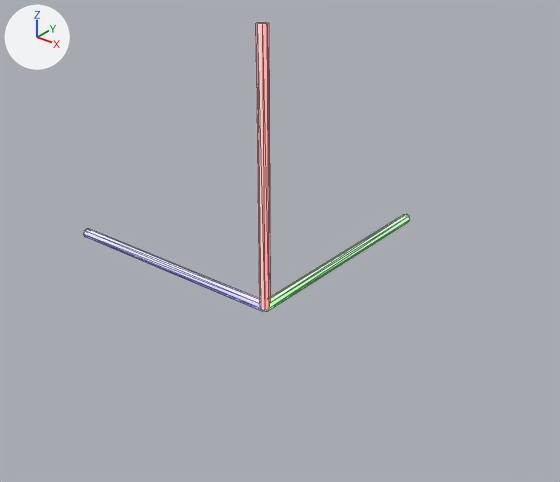
Before and after pictures for a commit that changed the glTF model res/axes.glb.
Camera for both pictures: a camera (50 mm lens) standing at (1.56, -1.86, 1.44) and looking at (0.1, -0.04, 0.31). Lighting does not change. The marker at upper left points along +X, +Y and +Z. Mesh edges are drawn as thin lines. Vertices at the same position are counted once.
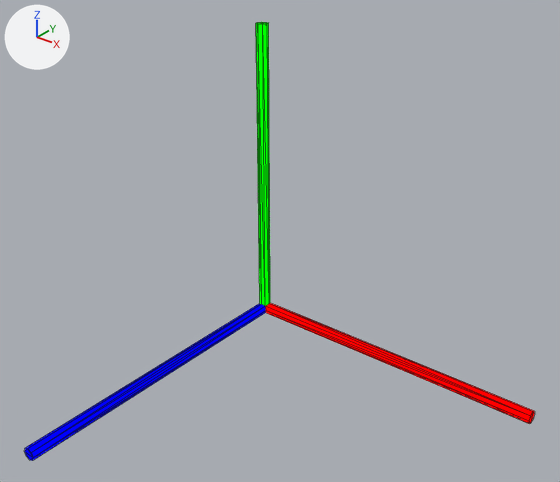
Location of each change, (x1, y1, x2, y2) in pixels of the pictures (560 x 482 px):
'Sphere', recoloured, reshaped (pink to green, 56% wider, 51% taller)
    before: (84, 22, 410, 312)
    after: (25, 22, 535, 461)

Edits to the bpy script that builds the scene:
```text
Change mat_r:
    remove # nodes: BsdfPrincipled, OutputMaterial
    remove # colours: white #ffffff, red #ff0000
    nodes: BsdfTransparent, Emission, LightPath, MixShader, OutputMaterial
    colours: red #ff0000
Change mat_g:
    remove # nodes: BsdfPrincipled, OutputMaterial
    remove # colours: white #ffffff, green #00ff00
    nodes: BsdfTransparent, Emission, LightPath, MixShader, OutputMaterial
    colours: green #00ff00
Change mat_b:
    remove # nodes: BsdfPrincipled, OutputMaterial
    remove # colours: white #ffffff, blue #0000ff
    nodes: BsdfTransparent, Emission, LightPath, MixShader, OutputMaterial
    colours: blue #0000ff
Change me_sphere:
    where me_sphere.from_pydata(...)  # 37 vertices, 70 faces; spans x -1.0..0.02, y -0.02..1.0, z -0.02..1.0
    used by ob_sphere; location = (0.0, 0.0, 0.0)
    me_sphere part 1: the whole mesh is multiplied about the mesh origin by the matrix ((0.0, 0.0, 1.0), (1.0, 0.0, 0.0), (0.0, 1.0, 0.0))
```
